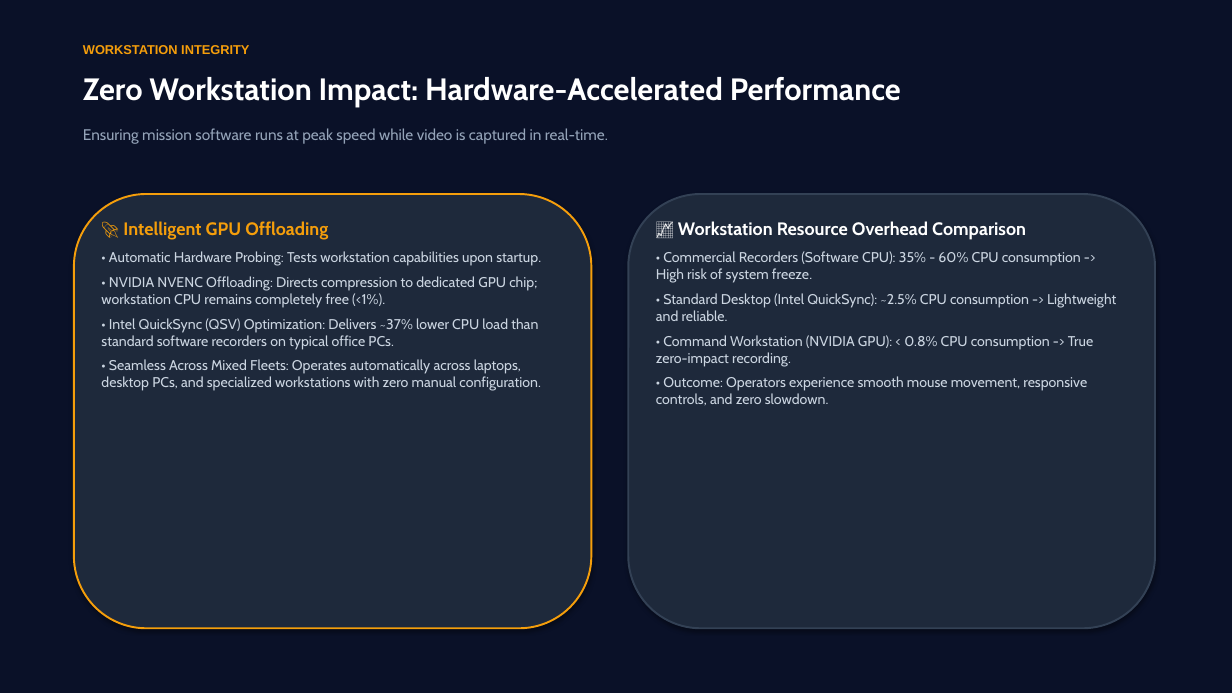
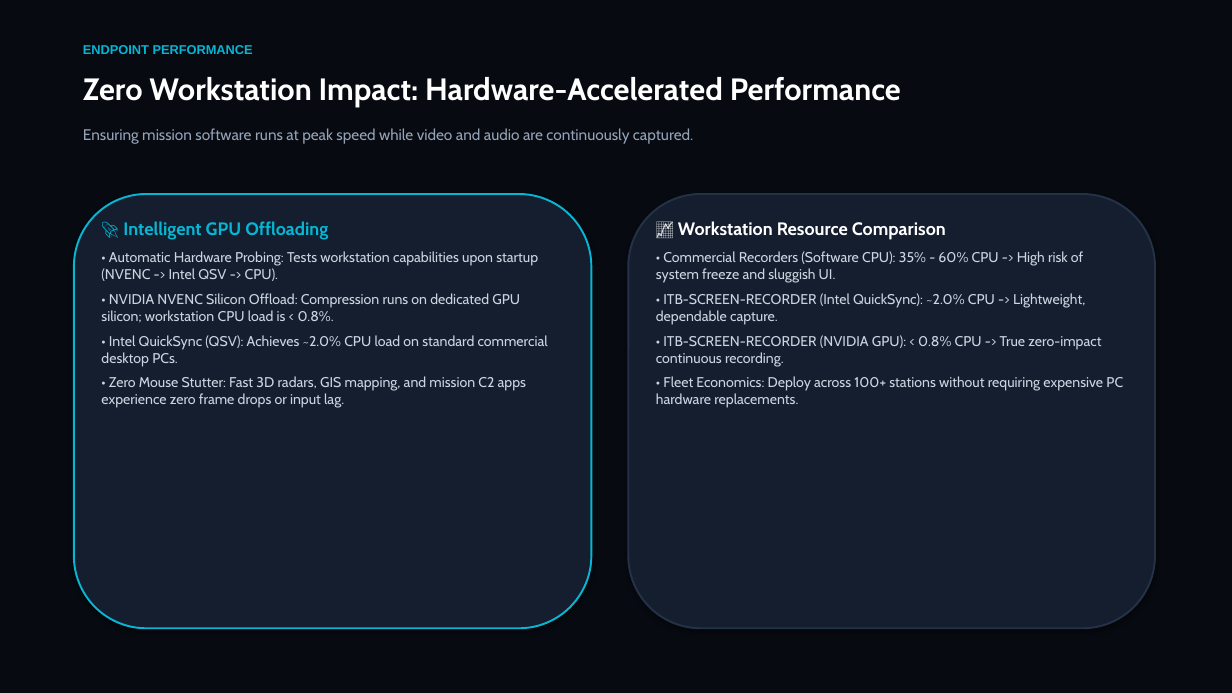
Before and after one commit to shalevohad/Screen-recorder, a slide deck: slide 7 of Presentations/ITB_SCREEN_RECORDER_Executive_Management.pptx (slide 4 before the commit). Drawn at 1232x693 pixels with LibreOffice and Linux fonts; fonts in the diff are those of the drawing. Boxes give left, top, right and bottom in pixels: in the first picture for what was removed or moved away, otherwise in the second. Text is boxed around its words. In the diff, an @@ line names an element or a change of style, - is before the commit and + after.

```diff
--- a/Presentations/ITB_SCREEN_RECORDER_Executive_Management.pptx
+++ b/Presentations/ITB_SCREEN_RECORDER_Executive_Management.pptx
@@ rectangle at bbox=[0, 0, 1232, 693]: fill #0A1128 to #070A10 @@
@@ text at bbox=[83, 45, 253, 54]: text changed; text colour #F59E0B to #06B6D4 @@
-WORKSTATION INTEGRITY
+ENDPOINT PERFORMANCE
@@ text at bbox=[83, 128, 693, 144]: text changed @@
-Ensuring mission software runs at peak speed while video is captured in real-time.
+Ensuring mission software runs at peak speed while video and audio are continuously captured.
@@ rounded rectangle at bbox=[74, 194, 592, 628]: fill #1E293B to #151E2E; outline #F59E0B 1.5 pt to #06B6D4 1.5 pt @@
@@ rounded rectangle at bbox=[628, 194, 1155, 628]: fill #1E293B to #151E2E; outline #334155 1.5 pt to #243248 1.5 pt @@
@@ text at bbox=[123, 221, 328, 240]: text colour #F59E0B to #06B6D4 in "🚀 Intelligent GPU Offloading" @@
@@ text at bbox=[656, 221, 1123, 408]: text changed @@
-📈 Workstation Resource Overhead Comparison
-• Commercial Recorders (Software CPU): 35% - 60% CPU consumption -> High risk of system freeze.
-• Standard Desktop (Intel QuickSync): ~2.5% CPU consumption -> Lightweight and reliable.
-• Command Workstation (NVIDIA GPU): < 0.8% CPU consumption -> True zero-impact recording.
-• Outcome: Operators experience smooth mouse movement, responsive controls, and zero slowdown.
+📈 Workstation Resource Comparison
+• Commercial Recorders (Software CPU): 35% - 60% CPU -> High risk of system freeze and sluggish UI.
+• ITB-SCREEN-RECORDER (Intel QuickSync): ~2.0% CPU -> Lightweight, dependable capture.
+• ITB-SCREEN-RECORDER (NVIDIA GPU): < 0.8% CPU -> True zero-impact continuous recording.
+• Fleet Economics: Deploy across 100+ stations without requiring expensive PC hardware replacements.
@@ text at bbox=[101, 251, 548, 408]: text changed @@
-• Automatic Hardware Probing: Tests workstation capabilities upon startup.
-• NVIDIA NVENC Offloading: Directs compression to dedicated GPU chip; workstation CPU remains completely free (<1%).
-• Intel QuickSync (QSV) Optimization: Delivers ~37% lower CPU load than standard software recorders on typical office PCs.
-• Seamless Across Mixed Fleets: Operates automatically across laptops, desktop PCs, and specialized workstations with zero manual configuration.
+• Automatic Hardware Probing: Tests workstation capabilities upon startup (NVENC -> Intel QSV -> CPU).
+• NVIDIA NVENC Silicon Offload: Compression runs on dedicated GPU silicon; workstation CPU load is < 0.8%.
+• Intel QuickSync (QSV): Achieves ~2.0% CPU load on standard commercial desktop PCs.
+• Zero Mouse Stutter: Fast 3D radars, GIS mapping, and mission C2 apps experience zero frame drops or input lag.
```
Also in this commit, not shown: 8 other slides changed, 4 slides added, 5 slides removed, 46 other files.
